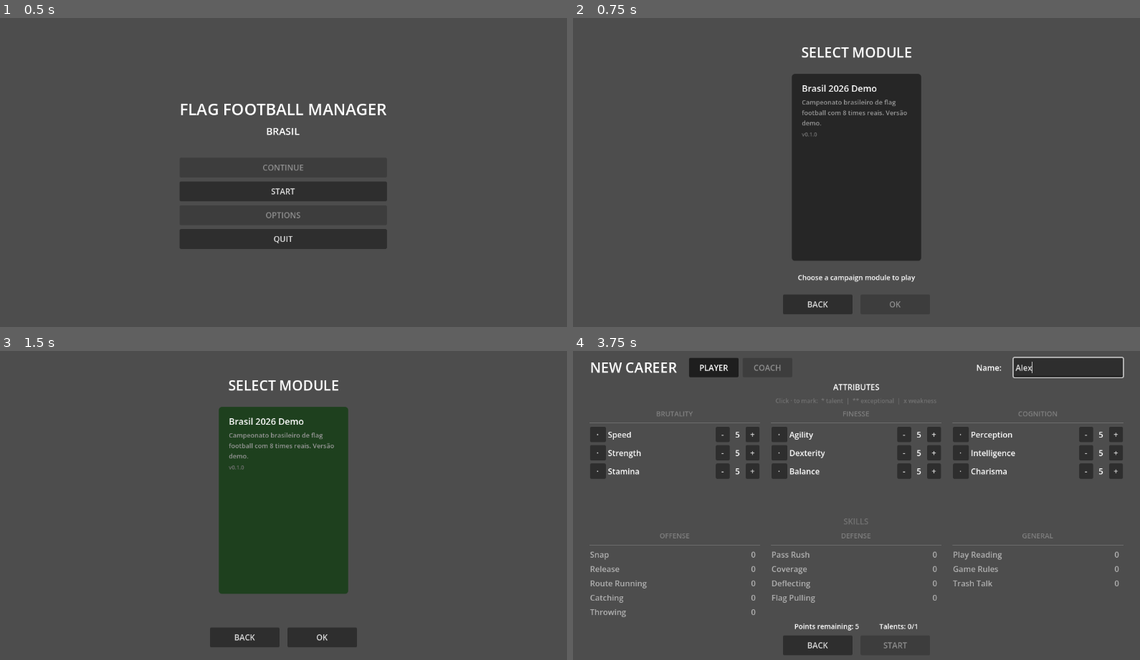
Above: before the commit, frames 1-4 (two rows, left to right).
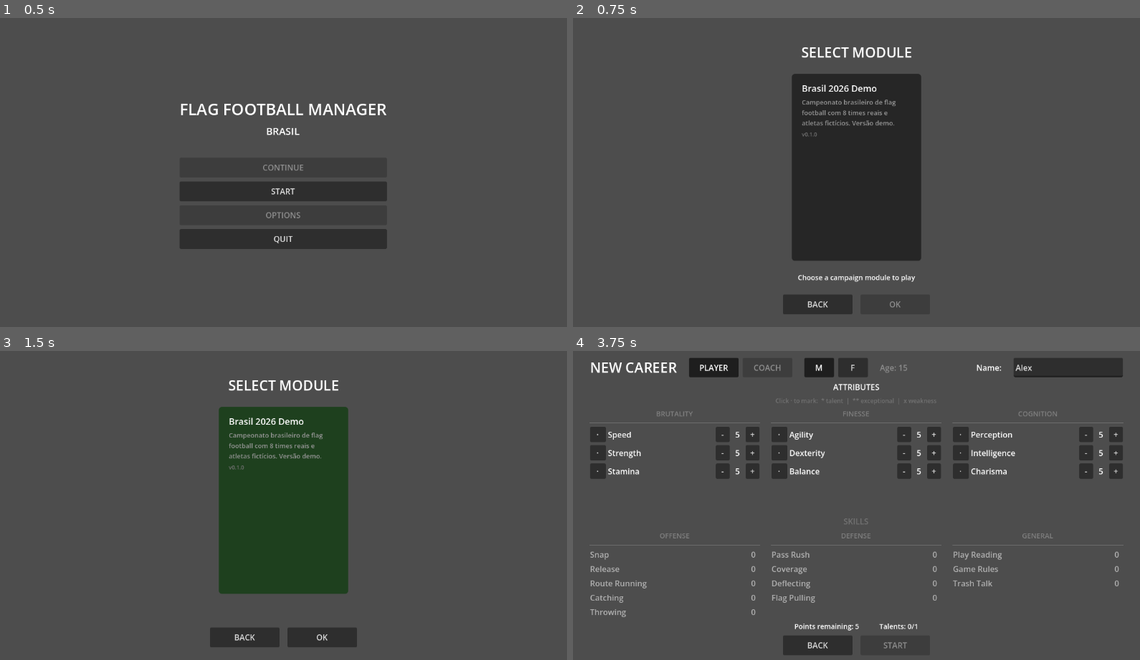
Above: after the commit, the same moments.

Repository: Slaxis/FlagFootballManager
Game: Godot game, scene res://engine/game/game.tscn
The game is run twice, just before and just after one commit, with the same random seed, the same clock (stepped at 60 frames per second) and the same inputs.
Inputs (mouse positions are in pixels of both pictures, inside the frame that each line leads up to):
- Up to frame 1 (0.5 s): no input
- Up to frame 2 (0.75 s): click "START" at 0.5 s
- Up to frame 3 (1.5 s): click (283, 499) at 1.25 s
- Up to frame 4 (3.75 s): click "OK" at 2 s; click (1066, 366) at 2.77 s; type "Alex" at 2.85 s; click (816, 366) at 3.5 s, where only the run after the commit has a clickable "M"

Frame 1 is identical in both runs. In frame 2, 0.1% of the frame differs, in the area x 40-59%, y 29-35%; in frame 3, 0.2%; in frame 4, 0.9%, in the area x 40-98%, y 1-9%.

Commit message:
feat: add gender toggle (M/F) and age display to character creation
- Gender buttons (M/F) in header, saved to session as player_gender
- Age label (15, read-only) visible in header
- Module description updated: "real teams, fictional athletes"

Co-Authored-By: Claude Opus 4.6 (1M context) <noreply@anthropic.com>

Diff:
--- a/game/modules/brasil_2026/module.json
+++ b/game/modules/brasil_2026/module.json
@@ -1,7 +1,7 @@
 {
   "id": "brasil_2026",
   "name": {"pt": "Brasil 2026 Demo", "en": "Brazil 2026 Demo"},
-  "description": {"pt": "Campeonato brasileiro de flag football com 8 times reais. Versão demo.", "en": "Brazilian flag football league with 8 real teams. Demo version."},
+  "description": {"pt": "Campeonato brasileiro de flag football com 8 times reais e atletas fictícios. Versão demo.", "en": "Brazilian flag football league with 8 real teams and fictional athletes. Demo version."},
   "version": "0.1.0",
   "order": 1,
   "requires": []
--- a/game/modules/brasil_2026/ui/player_creation/player_creation.gd
+++ b/game/modules/brasil_2026/ui/player_creation/player_creation.gd
@@ -25,11 +25,14 @@
 var stat_values: Dictionary = {}
 var stat_marks: Dictionary = {}
 var points_remaining: int = 0
+var _gender: String = "male"
 var _stat_name_labels: Dictionary = {}
 var _stat_value_labels: Dictionary = {}
 var _mark_buttons: Dictionary = {}
 
 @onready var name_input: LineEdit = $Margin/VBox/Header/NameInput
+@onready var btn_male: Button = $Margin/VBox/Header/GenderRow/BtnMale
+@onready var btn_female: Button = $Margin/VBox/Header/GenderRow/BtnFemale
 @onready var stats_columns: HBoxContainer = $Margin/VBox/StatsColumns
 @onready var skills_columns: HBoxContainer = $Margin/VBox/SkillsColumns
 @onready var points_label: Label = $Margin/VBox/InfoRow/PointsLabel
@@ -52,6 +55,8 @@
 	btn_back.pressed.connect(_on_back_pressed)
 	btn_start.pressed.connect(_on_start_pressed)
 	name_input.text_changed.connect(func(_t: String) -> void: _validate())
+	btn_male.pressed.connect(_on_gender.bind("male"))
+	btn_female.pressed.connect(_on_gender.bind("female"))
 	btn_start.disabled = true
 
 func _init_stats() -> void:
@@ -268,6 +273,11 @@
 
 # --- Navigation ---
 
+func _on_gender(gender: String) -> void:
+	_gender = gender
+	btn_male.button_pressed = gender == "male"
+	btn_female.button_pressed = gender == "female"
+
 func _on_back_pressed() -> void:
 	var scene: PackedScene = The.ui("module_select")
 	if scene:
@@ -310,6 +320,7 @@
 	The.session["player_id"] = spec["id"]
 	The.session["player_name"] = player_name
 	The.session["player_age"] = 15
+	The.session["player_gender"] = _gender
 	The.session["mode"] = "player"
 	The.session["week"] = 1
 	The.session["day"] = 1
--- a/game/modules/brasil_2026/ui/player_creation/player_creation.tscn
+++ b/game/modules/brasil_2026/ui/player_creation/player_creation.tscn
@@ -53,6 +53,28 @@
 custom_minimum_size = Vector2(100, 32)
 disabled = true
 text = "COACH"
+
+[node name="GenderRow" type="HBoxContainer" parent="Margin/VBox/Header"]
+layout_mode = 2
+theme_override_constants/separation = 8
+
+[node name="BtnMale" type="Button" parent="Margin/VBox/Header/GenderRow"]
+layout_mode = 2
+custom_minimum_size = Vector2(60, 32)
+toggle_mode = true
+button_pressed = true
+text = "M"
+
+[node name="BtnFemale" type="Button" parent="Margin/VBox/Header/GenderRow"]
+layout_mode = 2
+custom_minimum_size = Vector2(60, 32)
+toggle_mode = true
+text = "F"
+
+[node name="AgeLabel" type="Label" parent="Margin/VBox/Header"]
+layout_mode = 2
+theme_override_colors/font_color = Color(0.55, 0.55, 0.55, 1)
+text = "Age: 15"
 
 [node name="Spacer" type="Control" parent="Margin/VBox/Header"]
 layout_mode = 2
